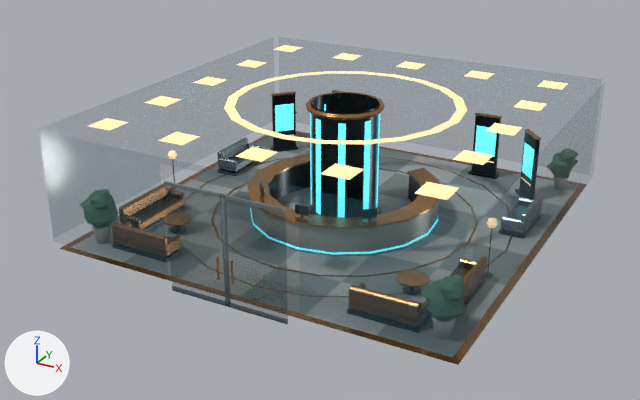
What one commit did to the glTF model ui/3d/system-world/v3/lobby-agent.lod1.glb.
Before and after are seen from a 50 mm lens placed at (13.04, -25.46, 13.97), pointed at (-0.45, -0.94, 1.71). The lights are fixed; the arrows at lower left show +X, +Y and +Z. The first picture is the older version. Where no turn or scale is listed for an object, it has been applied to the vertices. Vertices at exactly the same position are counted once.
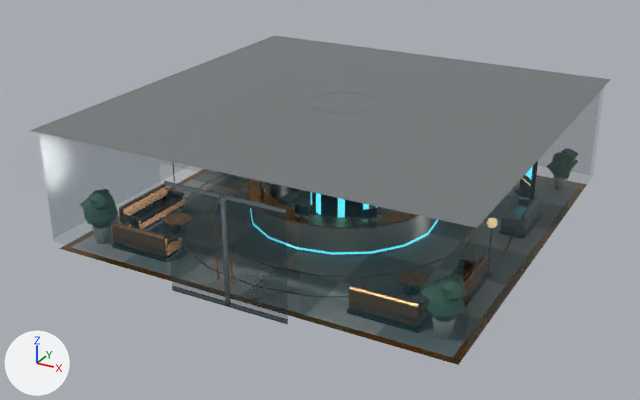
Where the newer file only moved an object's origin or applied its transform, the numbers keep the older frame.

What differs and where, as boxes [x1, y1, x2, y2] in the pictures (640 x 400 px):
'Mesh_2', reshaped (10% wider): before [59, 45, 587, 365]; after [29, 35, 611, 365]
part 1 of me_mesh_2, added: after [29, 35, 611, 228]
part 2 of me_mesh_2, recoloured: [309, 92, 380, 217] in both

The change, as a diff of the scene's bpy script:
```diff
--- a/ui/3d/system-world/v3/lobby-agent.lod1.glb.py
+++ b/ui/3d/system-world/v3/lobby-agent.lod1.glb.py
@@ me_mesh_2 @@
 # used by ob_mesh_2; location = (-7.05, 7.05, 0.0)
 # verts and faces of me_mesh_2; kept vertices keep their numbers, new ones are numbered from 2285
-me_mesh_2.from_pydata(...)  # 2285 vertices, 3732 faces; spans x 0.0..14.1, y -14.1..0.0, z 0.9..5.0
+me_mesh_2.from_pydata(...)  # 2289 vertices, 3734 faces; spans x -0.13..14.23, y -14.23..0.13, z 0.9..5.0
+# me_mesh_2 part 1
+verts[2285] = (-0.13, 0.13, 4.99)  # pixel (274, 35)
+verts[2286] = (14.23, 0.13, 4.99)  # pixel (610, 79)
+verts[2287] = (14.23, -14.23, 4.99)  # pixel (476, 228)
+verts[2288] = (-0.13, -14.23, 4.99)  # pixel (28, 130)
+faces += [(2285, 2286, 2287), (2285, 2287, 2288)]  # mat_city_kerb
+# me_mesh_2 part 2: 209 kept faces spanning x 0.0..14.1, y -14.1..0.0, z 0.9..5.0 get new vertex colours
 me_mesh_2.materials.append(mat_city_bronze)
```
